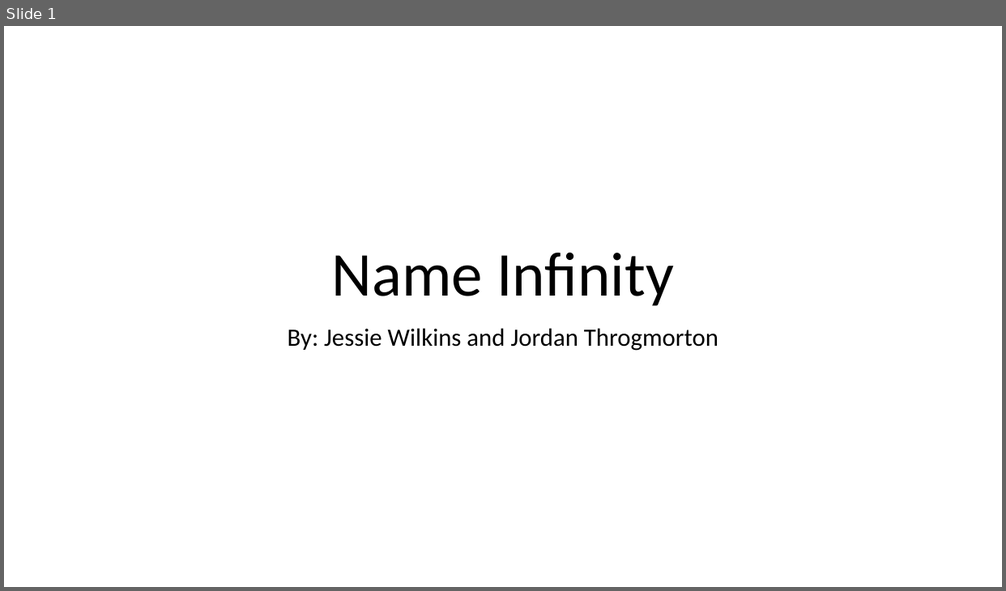
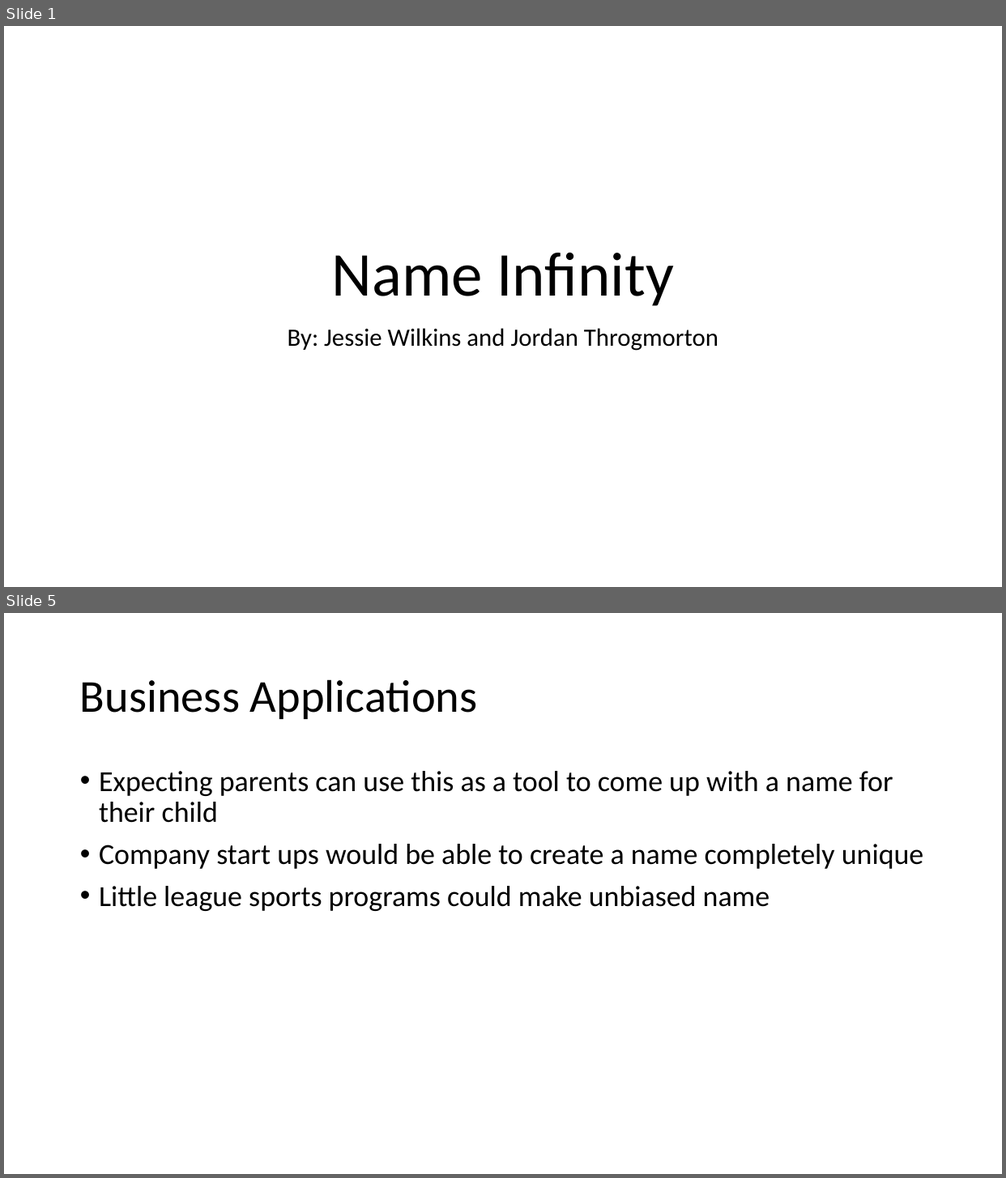
Before and after one commit to Jessie-Wilkins/NameInfinity, a slide deck: Name Infinity.pptx. Shown one above the other, each under a label of ours: slide 1 before the commit, slides 1 and 5 after it; the slides between them are not shown. The pictures are 1006x591 and 1006x1178 pixels, drawn with LibreOffice and Linux fonts; fonts in the diff are those of the drawing. Boxes give left, top, right and bottom in pixels: in the first picture for what was removed or moved away, otherwise in the second. Text is boxed around its words. In the diff, an @@ line names an element or a change of style, - is before the commit and + after.

Commit message:
Power point
Added additional slides including overview, problem, solution, and business applications

```diff
--- a/Name Infinity.pptx
+++ b/Name Infinity.pptx
@@ slide 5 added at [4,613,1002,1174], background #FFFFFF @@
@@ title added at [80,679,478,719], 44 pt, text #000000 @@
+Business Applications
@@ text added at [99,771,923,911], 28 pt, text #000000 @@
+• Expecting parents can use this as a tool to come up with a name for their child
+• Company start ups would be able to create a name completely unique
+• Little league sports programs could make unbiased name
```
Also in this commit, not shown: 1 slide changed, 4 other slides added.
